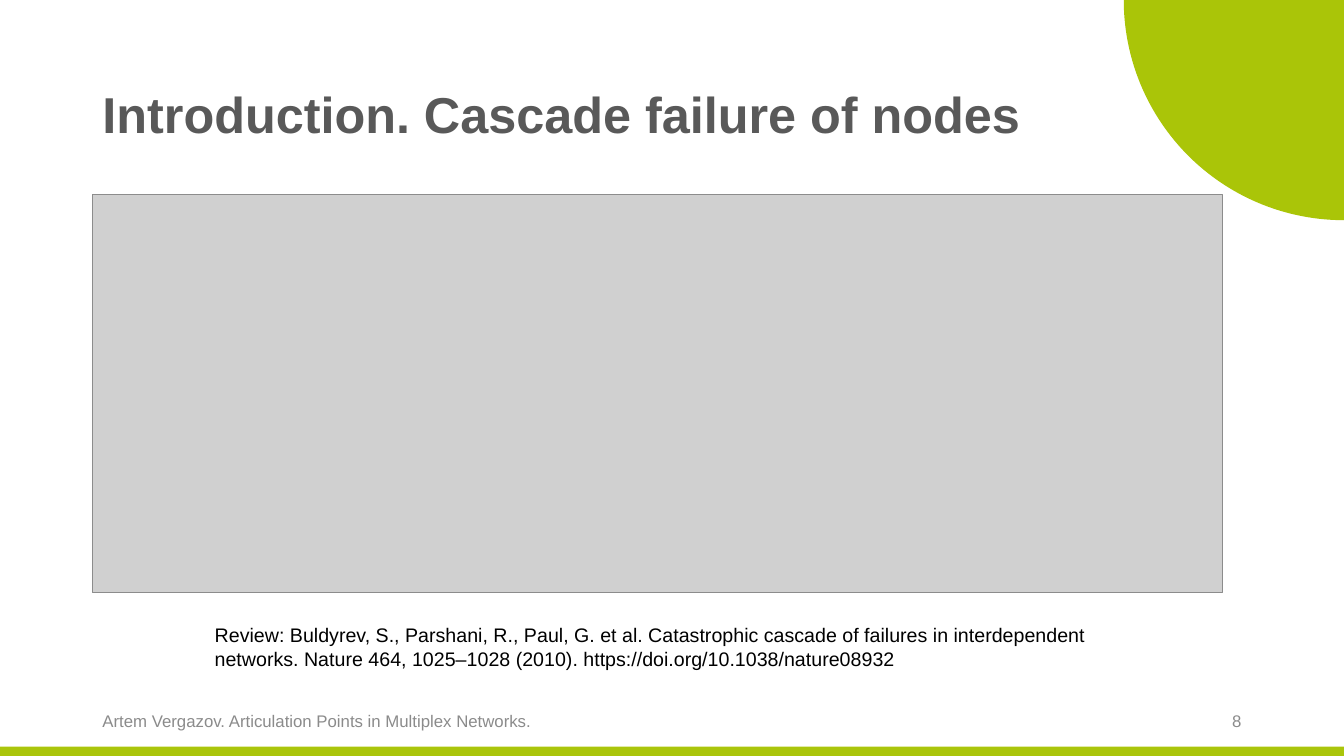
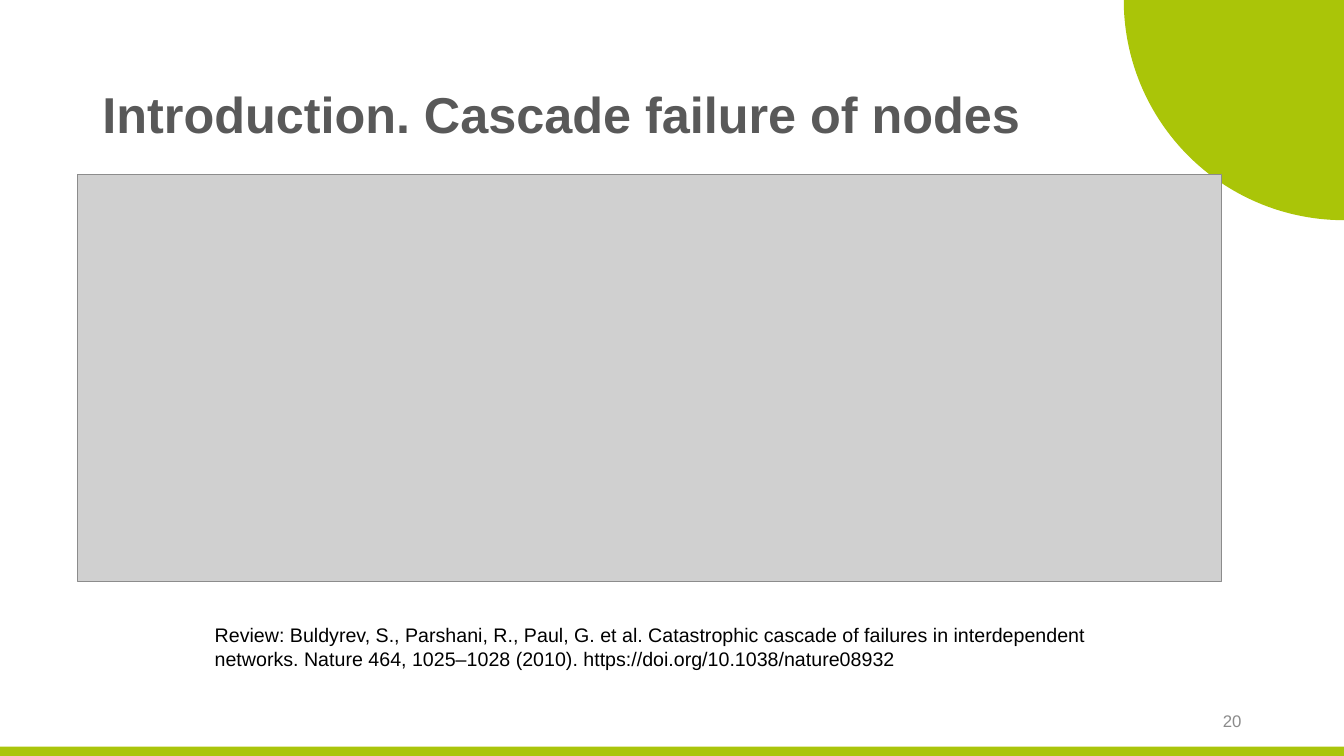
Before and after one commit to ArtemVergazov/ap_in_multiplex_networks, a slide deck: slide 20 of msc_predefense_template/Artem_Vergazov_predefense_April.pptx (slide 8 before the commit). Drawn at 1344x756 pixels with LibreOffice and Linux fonts; fonts in the diff are those of the drawing; grey boxes stand for pictures; background and template pictures are left out. Boxes give left, top, right and bottom in pixels: in the first picture for what was removed or moved away, otherwise in the second. Text is boxed around its words. In the diff, an @@ line names an element or a change of style, - is before the commit and + after.

```diff
--- a/msc_predefense_template/Artem_Vergazov_predefense_April.pptx
+++ b/msc_predefense_template/Artem_Vergazov_predefense_April.pptx
@@ picture: place and size @@
-picture at <box>93,195,1223,593</box>
+picture at <box>78,174,1222,581</box>
@@ text removed at <box>102,715,531,731</box> @@
-Artem Vergazov. Articulation Points in Multiplex Networks.
@@ page number at <box>1223,715,1242,727</box>: text changed @@
-8
+20
```
Also in this commit, not shown: 7 other slides changed, 15 slides added, 4 slides removed, 43 other files.
